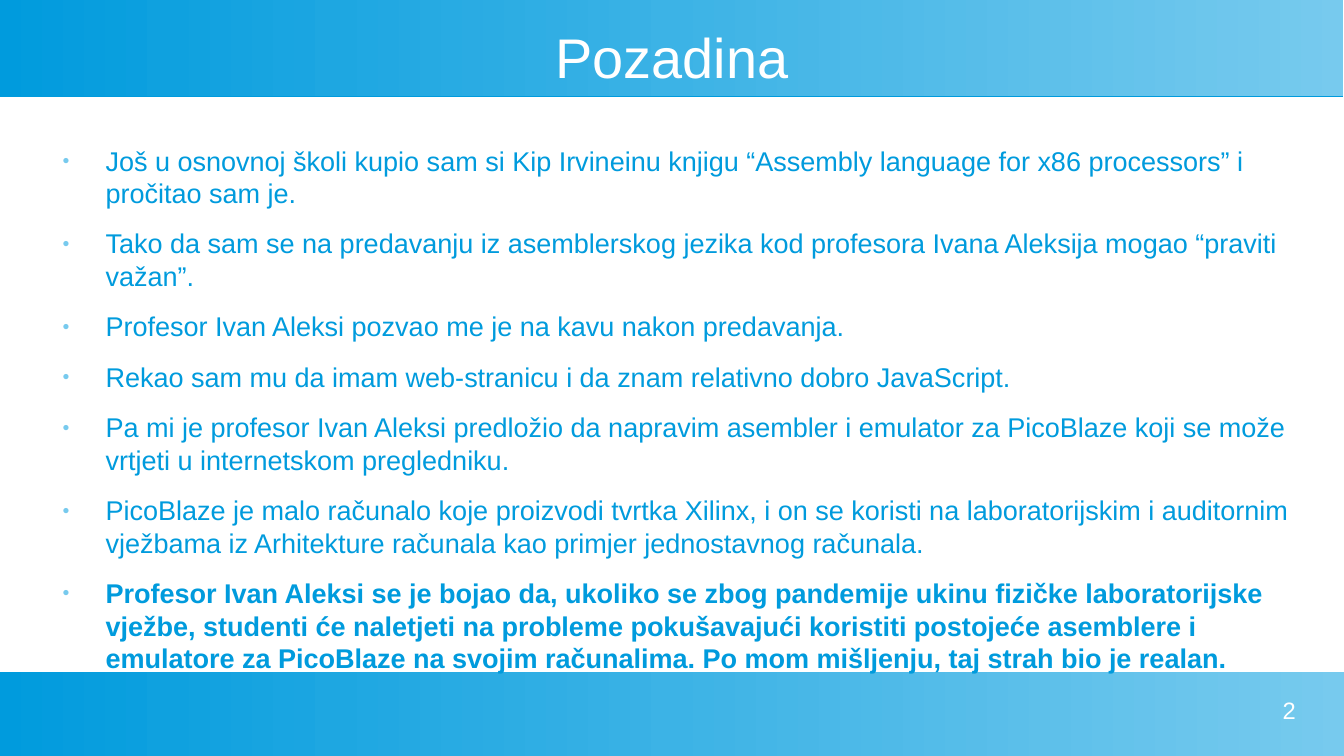
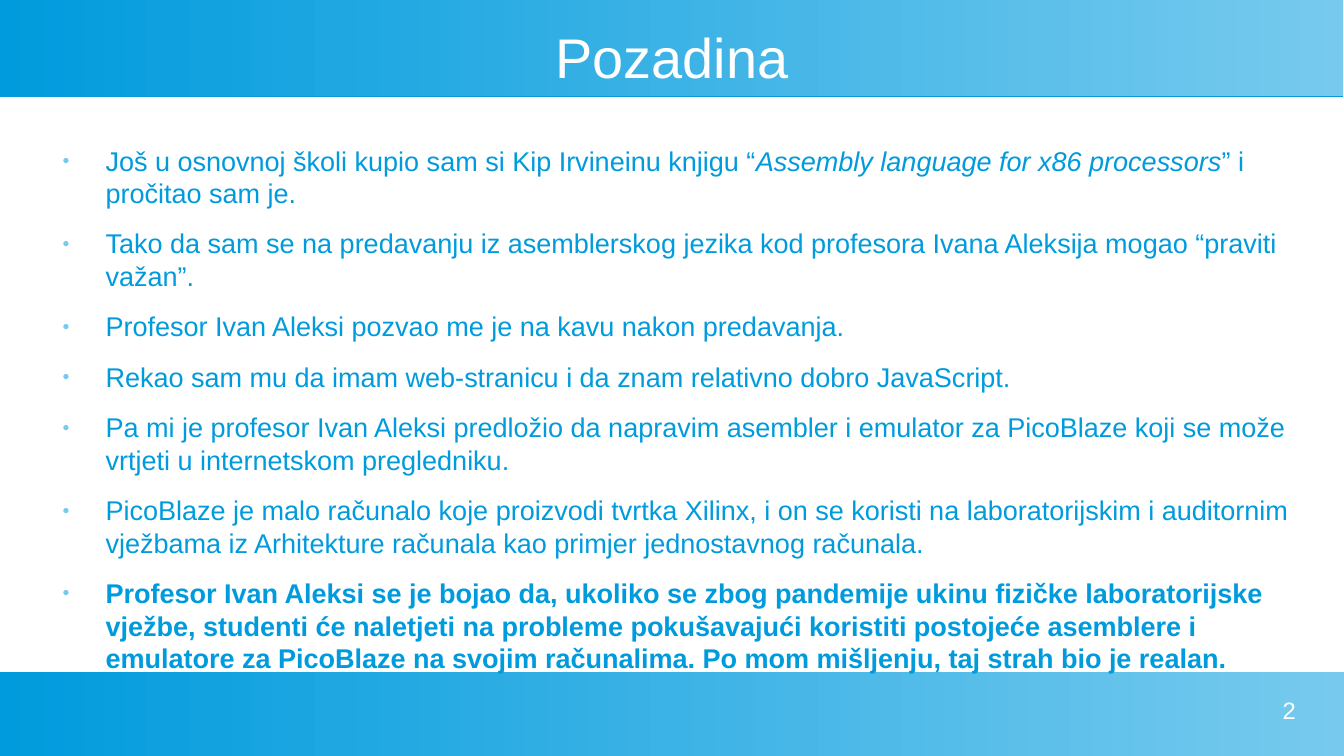
Before and after one commit to FlatAssembler/PicoBlaze_Simulator_in_JS, a slide deck: slide 2 of seminar/PicoBlaze.odp. Drawn at 1344x756 pixels with LibreOffice and Linux fonts; fonts in the diff are those of the drawing. Boxes give left, top, right and bottom in pixels: in the first picture for what was removed or moved away, otherwise in the second. Text is boxed around its words. In the diff, an @@ line names an element or a change of style, - is before the commit and + after.

```diff
--- a/seminar/PicoBlaze.odp
+++ b/seminar/PicoBlaze.odp
@@ text at box(106, 151, 1244, 208): italic on in "“Assembly language for x86 processors”" @@
```
Also in this commit, not shown: 1 other slide changed, 1 slide added, 1 other file.
